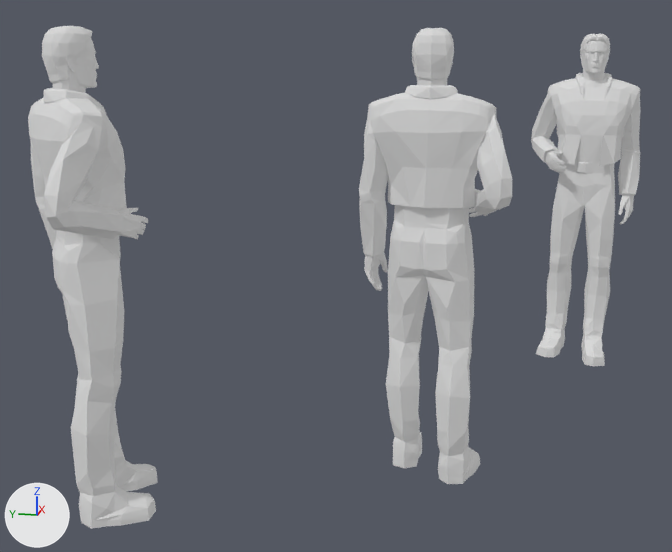
The Blender file Assets/SCENES/m02_bship_bar_offer.blend: old version first, new version second.
One viewpoint serves both versions: a 50 mm lens placed at (-6.21, -1.34, 1.76), pointed at (-2.07, -0.52, 0.73). The axes (+X, +Y, +Z) are drawn at lower left. The lights are the same throughout. The picture after the commit comes second.

In view in the first picture: 'Char_trent', 'Char_wilham', 'point_trent_stand_to_sit'.
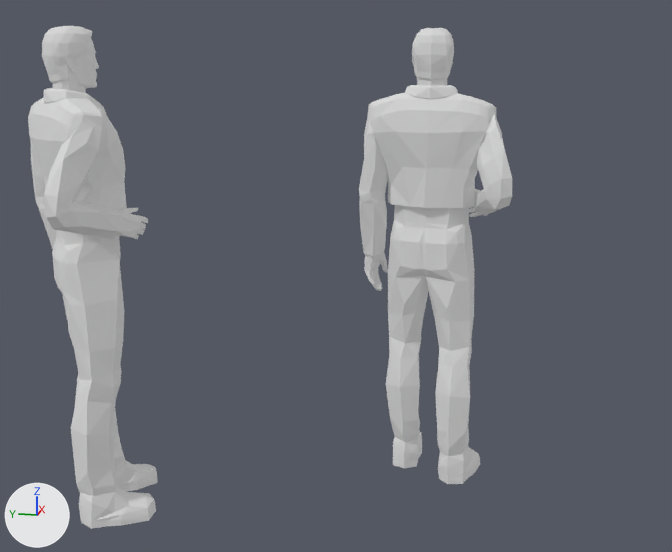
Location of each change, [x1, y1, x2, y2] in pixels of the pictures (672 x 552 px):
'Char_wilham', hidden
    before: [531, 34, 641, 366]

The change, as a diff of the scene's bpy script:
```diff
--- a/Assets/SCENES/m02_bship_bar_offer.blend.py
+++ b/Assets/SCENES/m02_bship_bar_offer.blend.py
@@ ob_char_wilham @@
 ob_char_wilham.rotation_euler = (1.571, 0.0, 1.571)  # degrees (90, 0, 90)
+ob_char_wilham.hide_set(True)
```
